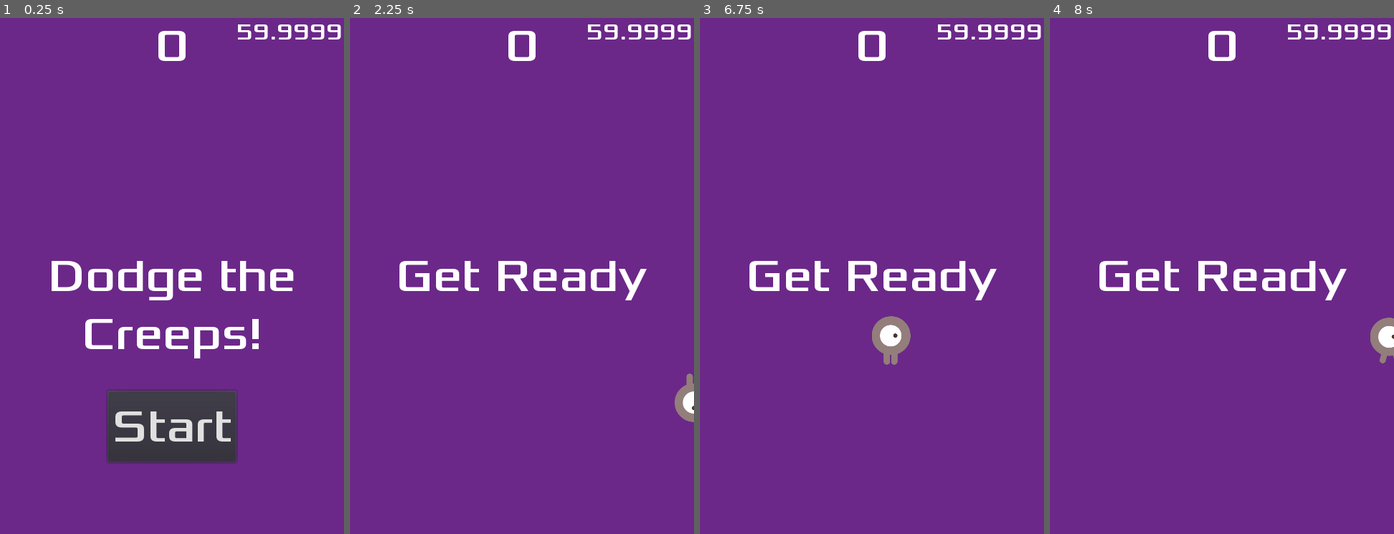
Above: before the commit, frames 1-4 (left to right).
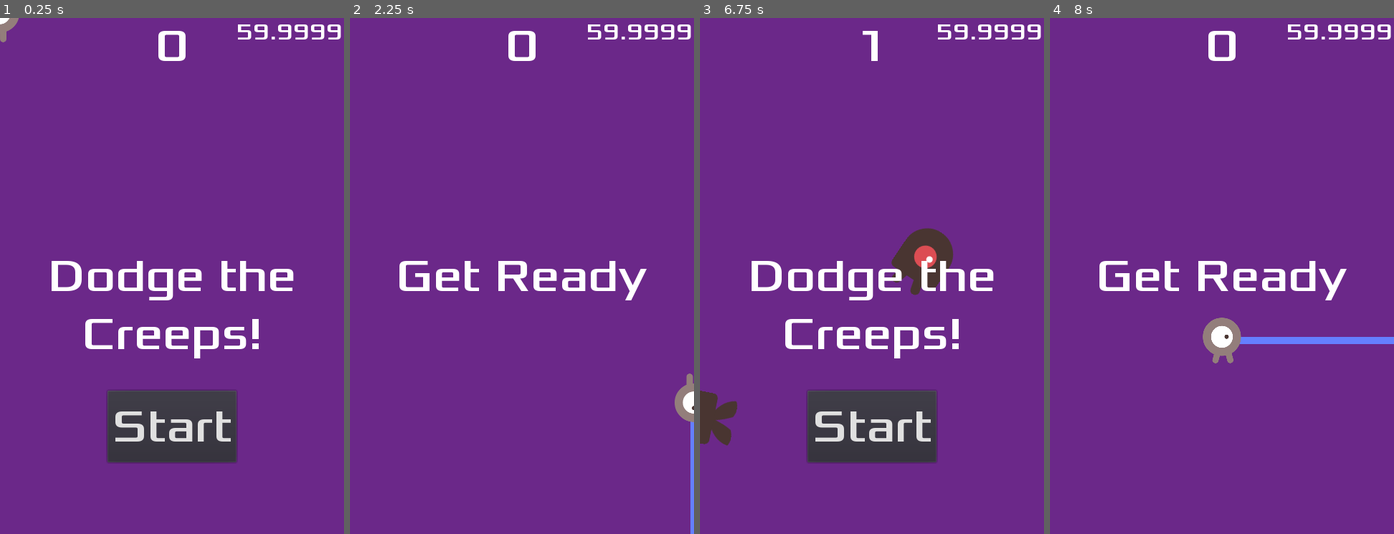
Above: after the commit, the same moments.

Repository: devtyper/godot-tutorials
Game: Godot game, scene res://Main.tscn
Two runs of this game, one before a commit and one after it. Both use one fixed random seed, a clock stepped at 60 frames per second and the inputs below.
Inputs (mouse positions are in pixels of both pictures, inside the frame that each line leads up to):
- Up to frame 1 (0.25 s): no input
- Up to frame 2 (2.25 s): click "Start" at 0.5 s; tap Enter (start_game, bound only after the commit) at 1.25, 1.35 s; hold D (move_right) 1.28-2.03 s; hold S (move_down) from 2.03 s (still down); tap Space (start_game, bound only before the commit) at 2.1 s
- Up to frame 3 (6.75 s): release S (move_down) at 2.78 s; hold D (move_right) 2.78-3.53 s; tap Enter (start_game, bound only after the commit) at 2.85, 4.35, 5.85 s; hold W (move_up) 3.53-4.28 s; tap Space (start_game, bound only before the commit) at 3.6, 5.1, 6.6 s; hold A (move_left) 4.28-5.78 s; hold S (move_down) 5.78-6.53 s; hold D (move_right) from 6.53 s (still down)
- Up to frame 4 (8 s): release D (move_right) at 7.25 s; click (1222, 425) at 7.25 s, where only the run after the commit has a clickable "Start"

The runs differ from the first frame. In frame 1, 0.1% of the frame differs, in the area x 0-6%, y 0-5%; in frame 2, 0.2%; in frame 3, 11%, in the area x 0-87%, y 2-87%; in frame 4, 1.7%.

Commit message:
Add laser

Diff:
--- a/dodge-the-creeps/Player.gd
+++ b/dodge-the-creeps/Player.gd
@@ -4,15 +4,17 @@
 
 export var speed = 400 # How fast the player will move (pixels/sec).
 var screen_size # Size of the game window.
+export var angle : float
 
 
 func _ready():
 	screen_size = get_viewport_rect().size
-	hide()
+	#hide()
 
 
 func _process(delta):
 	var velocity = Vector2.ZERO # The player's movement vector.
+	var array : PoolVector2Array
 	if Input.is_action_pressed("move_right"):
 		velocity.x += 1
 	if Input.is_action_pressed("move_left"):
@@ -24,6 +26,7 @@
 
 	if velocity.length() > 0:
 		velocity = velocity.normalized() * speed
+		angle = velocity.angle()
 		$AnimatedSprite.play()
 	else:
 		$AnimatedSprite.stop()
@@ -40,9 +43,13 @@
 	elif velocity.y != 0:
 		$AnimatedSprite.animation = "up"
 		$AnimatedSprite.flip_v = velocity.y > 0
+	if Input.is_action_pressed("shoot_laser"):
+		#array = [position,position+Vector2(0,100)]
+		array = [Vector2(0,0),Vector2(1000*cos(angle),1000*sin(angle))]
+		$Laser.set_points(array)
 
 
-func _on_Player_body_entered(body):
+func _on_Player_body_entered(_body):
 	hide() # Player disappears after being hit.
 	emit_signal("hit")
 	# Must be deferred as we can't change physics properties on a physics callback.
--- a/dodge-the-creeps/Player.tscn
+++ b/dodge-the-creeps/Player.tscn
@@ -29,6 +29,8 @@
 "_edit_group_": true
 }
 
+[node name="Laser" type="Line2D" parent="."]
+
 [node name="AnimatedSprite" type="AnimatedSprite" parent="."]
 scale = Vector2( 0.5, 0.5 )
 frames = SubResource( 1 )
--- a/dodge-the-creeps/project.godot
+++ b/dodge-the-creeps/project.godot
@@ -49,6 +49,11 @@
 }
 start_game={
 "deadzone": 0.5,
+"events": [ Object(InputEventKey,"resource_local_to_scene":false,"resource_name":"","device":0,"alt":false,"shift":false,"control":false,"meta":false,"command":false,"pressed":false,"scancode":16777221,"physical_scancode":0,"unicode":0,"echo":false,"script":null)
+ ]
+}
+shoot_laser={
+"deadzone": 0.5,
 "events": [ Object(InputEventKey,"resource_local_to_scene":false,"resource_name":"","device":0,"alt":false,"shift":false,"control":false,"meta":false,"command":false,"pressed":false,"scancode":32,"physical_scancode":0,"unicode":0,"echo":false,"script":null)
  ]
 }
